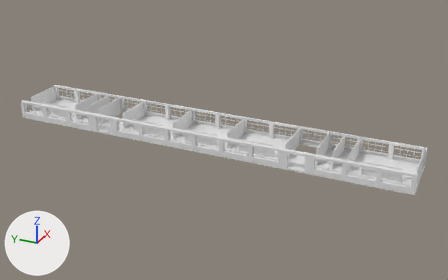
A saved change to the OBJ model models/koyo/3dMap_south_2F.obj.
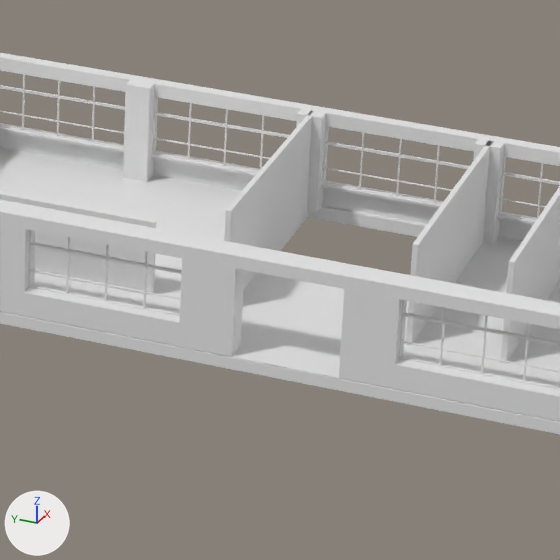
The first picture shows the older version from a 50 mm lens placed at (-72.4, -44.4, 49.2), pointed at (19.4, -3.1, 3.3). The close-ups show both versions on the part from 55% to 76% of the width and 39% to 72% of the height of that picture; other places that the commit changed are outside them. Every picture has the same lights, and +X, +Y and +Z are marked at lower left. Where no turn or scale is listed for an object, it has been applied to the vertices.

Objects in the first close-up: 'floor_2F_Cube.007', 'overWindow_2F-2_立方体.079', 'overWindow_2F_立方体.027', 'pillar_2F-Bridge_立方体.109', 'pillar_2F_立方体.628', 'underWindow_2F-2_立方体.007', 'underWindow_2F_立方体.007', 'wall_3B~3B_立方体.058', 'wall_3B~Str2F2_立方体.047', 'wall_Str2F2~W2F2_立方体.193', 'wall_W2F2~Math1_立方体.192', 'window_2F-1_立方体.031'.
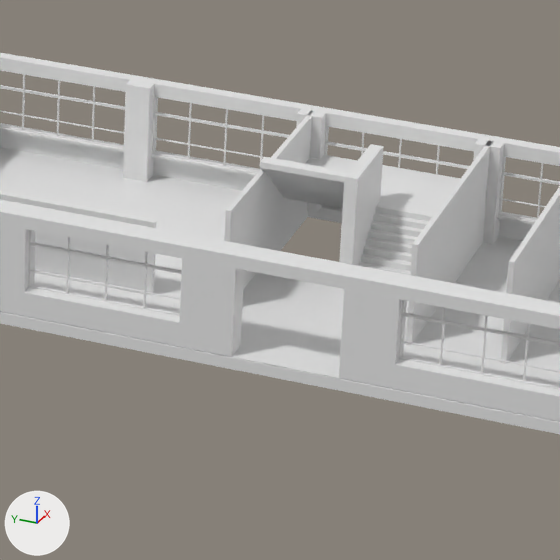
Changed parts and their boxes [x1, y1, x2, y2] in the close-ups (560 x 560 px):
```json
{"object": "Str_2F_立方体.004", "change": "added", "after": [260, 144, 461, 275]}
```

The change, as JSON lines over the scene's bpy script:
```json
{"op": "add", "block": "me_str_2f_立方体_004", "code": ["me_str_2f_立方体_004 = bpy.data.meshes.new('Str_2F_立方体.004')", "me_str_2f_立方体_004.from_pydata(...)  # 1292 vertices, 2576 faces; spans x 18.8..23.6, y -21.0..21.0, z 3.0..6.8"]}
{"op": "add", "block": "ob_str_2f_立方体_004", "code": ["ob_str_2f_立方体_004 = bpy.data.objects.new('Str_2F_立方体.004', me_str_2f_立方体_004)", "ob_str_2f_立方体_004.location = (0.0, 0.0, 0.0)"]}
```
